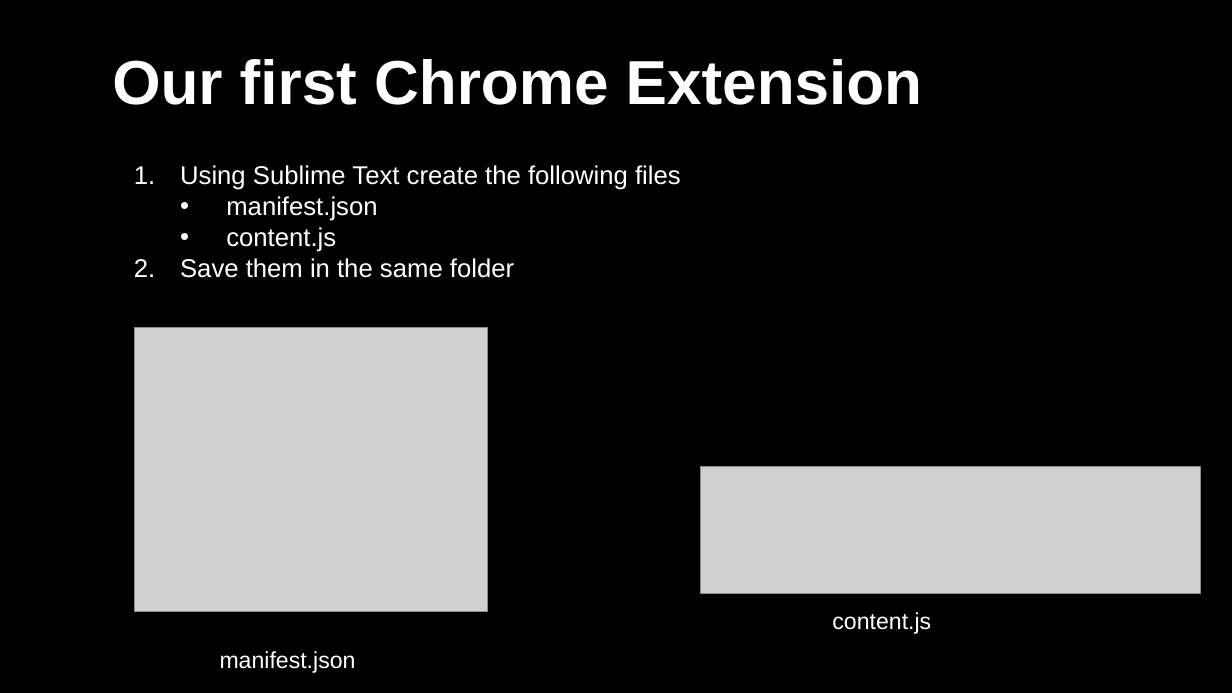
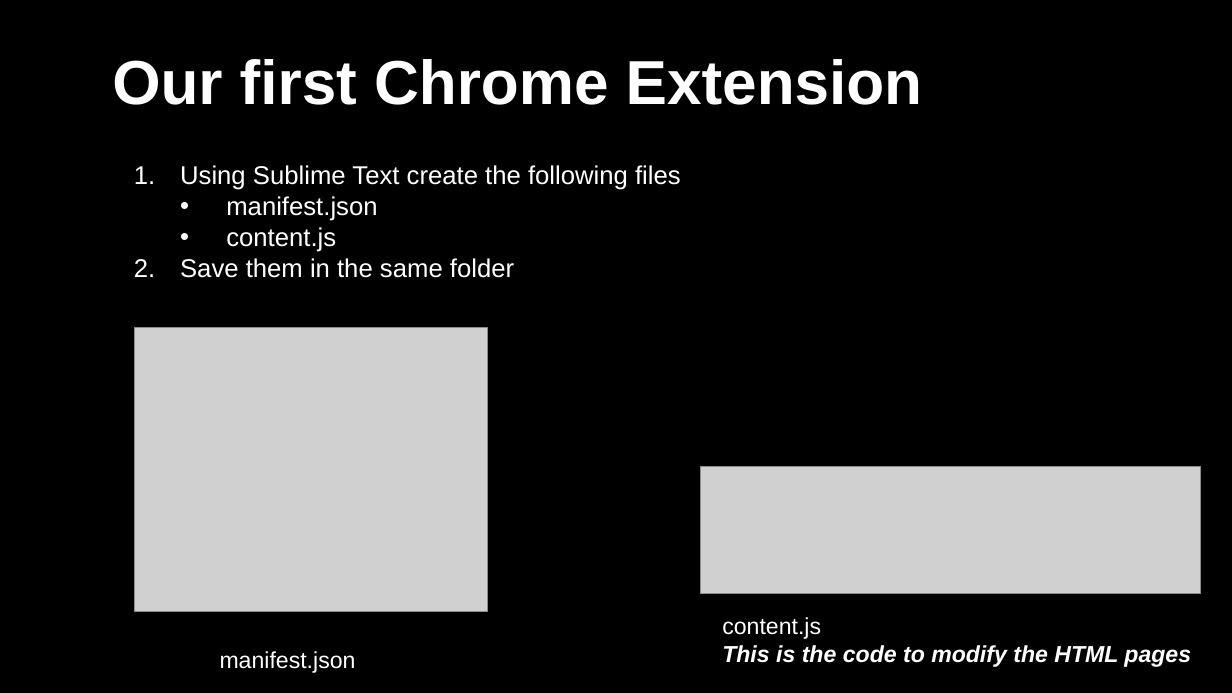
Before and after one commit to scotchANDsolder/Classes-and-Teaching, a slide deck: slide 22 of STA-491-PC-F21/12 - Anatomy of the Web.pptx. Drawn at 1232x693 pixels with LibreOffice and Linux fonts; fonts in the diff are those of the drawing; grey boxes stand for pictures. Boxes give left, top, right and bottom in pixels: in the first picture for what was removed or moved away, otherwise in the second. Text is boxed around its words. In the diff, an @@ line names an element or a change of style, - is before the commit and + after.

```diff
--- a/STA-491-PC-F21/12 - Anatomy of the Web.pptx
+++ b/STA-491-PC-F21/12 - Anatomy of the Web.pptx
@@ text "content.js": place and size @@
-text "content.js" at <box>832,612,931,634</box>
+text "content.js" at <box>722,617,1191,667</box>
@@ text at <box>722,645,1191,667</box>: paragraph added @@
+  This is the code to modify the HTML pages
```
Also in this commit, not shown: 2 other files.
